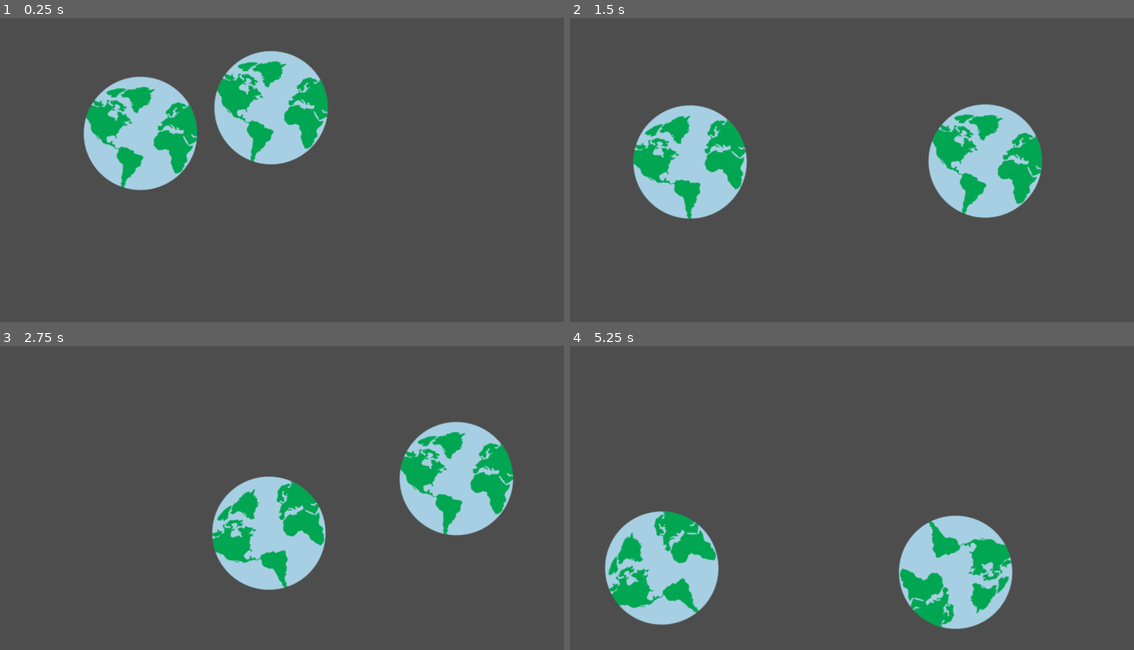
Above: before the commit, frames 1-4 (two rows, left to right).
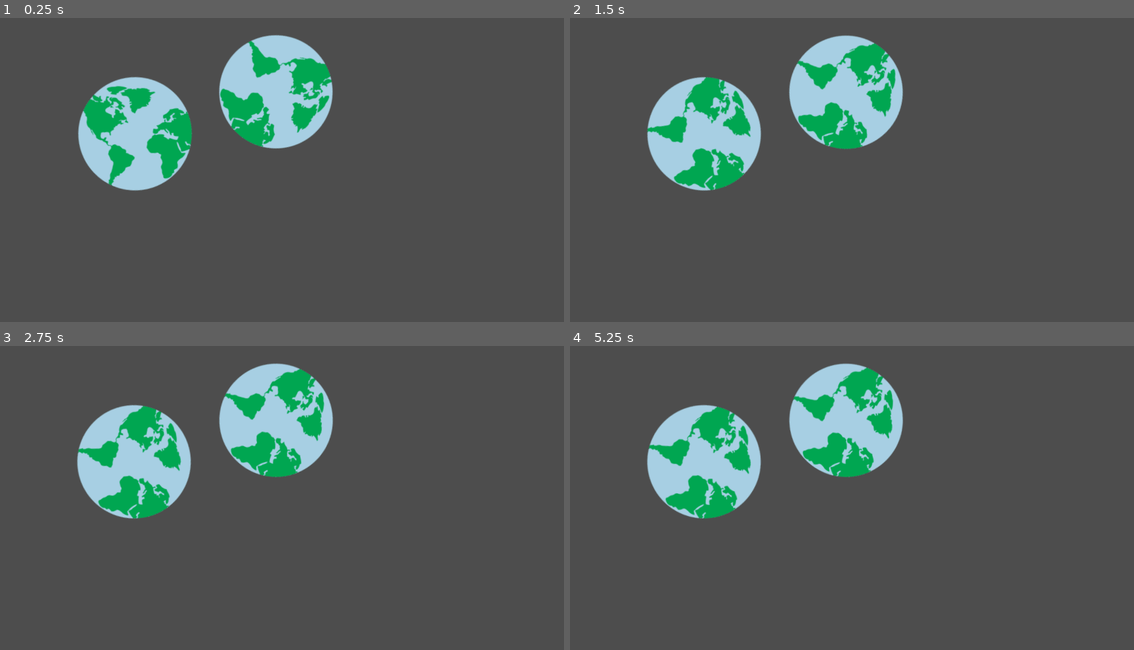
Above: after the commit, the same moments.

Repository: apomyl/ball-game
Game: Godot game, scene res://main.tscn
Same seed, same stepped clock (60 frames per second), same inputs: the game is played once before the commit and once after it.
Inputs:
- Up to frame 1 (0.25 s): no input
- Up to frame 2 (1.5 s): no input
- Up to frame 3 (2.75 s): no input
- Up to frame 4 (5.25 s): no input

The runs differ from the first frame. In frame 1, 7.1% of the frame differs, in the area x 13-60%, y 5-57%; in frame 2, 18%; in frame 3, 24%; in frame 4, 24%, in the area x 6-79%, y 5-94%.

Commit message:
faulty code

Diff:
--- a/ball-game/ballscript.gd
+++ b/ball-game/ballscript.gd
@@ -1,20 +1,39 @@
 extends RigidBody2D
 
-var planet_name = "Uranus"
-var planet_speed = 400.0
-var planet_health = 100.0
+# Export variables allow you to change these in the Godot Inspector later!
+@export var planet_name: String = "Unknown"
+@export var planet_speed: float = 400.0
+@export var max_health: float = 100.0
+
+var current_health: float
 
 func _ready():
-	var random_direction = Vector2(randf_range(-1, 1), randf_range(-1, 1)).normalized()
-	linear_velocity = random_direction * planet_speed
+	current_health = max_health
 
-func _on_body_entered(body):
-	if body is RigidBody2D:
-		var damage_taken = body.mass * 10
-		planet_health -= damage_taken
+	# Wait for physics engine to boot
+	await get_tree().physics_frame
 
-		print(planet_name + " was hit! Health: " + str(planet_health))
+	# Shoot in random direction
+	var random_dir = Vector2(randf_range(-1, 1), randf_range(-1, 1)).normalized()
+	linear_velocity = random_dir * planet_speed
 
-		if planet_health <= 0:
-			print(planet_name + " was destroyed!")
-			queue_free()
+func _process(_delta):
+	# Always face the weapon forward (velocity direction)
+	if linear_velocity.length() > 0:
+		rotation = linear_velocity.angle()
+
+func take_damage(amount: float):
+	current_health -= amount
+	print(planet_name + " took " + str(amount) + " damage! Health: " + str(current_health))
+
+	if current_health <= 0:
+		print(planet_name + " was destroyed!")
+		queue_free()
+
+# CONNECT THIS from your WeaponHitbox Node -> Node Tab -> Signals
+func _on_weapon_hitbox_body_entered(body):
+	if body is RigidBody2D and body != self:
+		if body.has_method("take_damage"):
+			# Deal damage based on THIS planet's mass
+			var damage_dealt = mass * 10
+			body.take_damage(damage_dealt)
--- a/ball-game/ball.tscn
+++ b/ball-game/planets/ball.tscn
@@ -7,8 +7,8 @@
 friction = 0.0
 bounce = 1.0
 
-[sub_resource type="CircleShape2D" id="CircleShape2D_cbx31"]
-radius = 191.53
+[sub_resource type="CircleShape2D" id="CircleShape2D_em3ml"]
+radius = 197.00253
 
 [node name="Ball" type="RigidBody2D" unique_id=612661867]
 physics_material_override = SubResource("PhysicsMaterial_cbx31")
@@ -16,18 +16,14 @@
 angular_damp_mode = 1
 script = ExtResource("1_41u45")
 
-[node name="Shape" type="CollisionShape2D" parent="." unique_id=1970132477]
-shape = SubResource("CircleShape2D_cbx31")
-
-[node name="CollisionPolygon2D" type="CollisionPolygon2D" parent="." unique_id=1964538969]
-modulate = Color(1, 0, 0, 1)
-self_modulate = Color(1, 0, 0, 1)
-top_level = true
-polygon = PackedVector2Array(0, 0, 2, -196, 55, -187, 98, -167, 140, -136, 172, -96, 192, -48, 199, -1, 192, 52, 168, 105, 136, 146, 97, 176, 49, 194, -1, 199, 0, 0)
+[node name="circleshape2d" type="CollisionShape2D" parent="." unique_id=40652161]
+shape = SubResource("CircleShape2D_em3ml")
 
 [node name="Image" type="Sprite2D" parent="." unique_id=1652644095]
 position = Vector2(1.9999695, 1.9999962)
 scale = Vector2(2.2, 2.2)
 texture = ExtResource("1_x8fbi")
 
+[node name="weaponhitbox" type="Area2D" parent="." unique_id=596913455]
+
 [connection signal="body_entered" from="." to="." method="_on_body_entered"]
--- /dev/null
+++ b/ball-game/planets/earth.tscn
@@ -0,0 +1,3 @@
+[gd_scene format=3 uid="uid://dvlk8tlltge6h"]
+
+[node name="Mercury" type="Node2D" unique_id=536030218]
